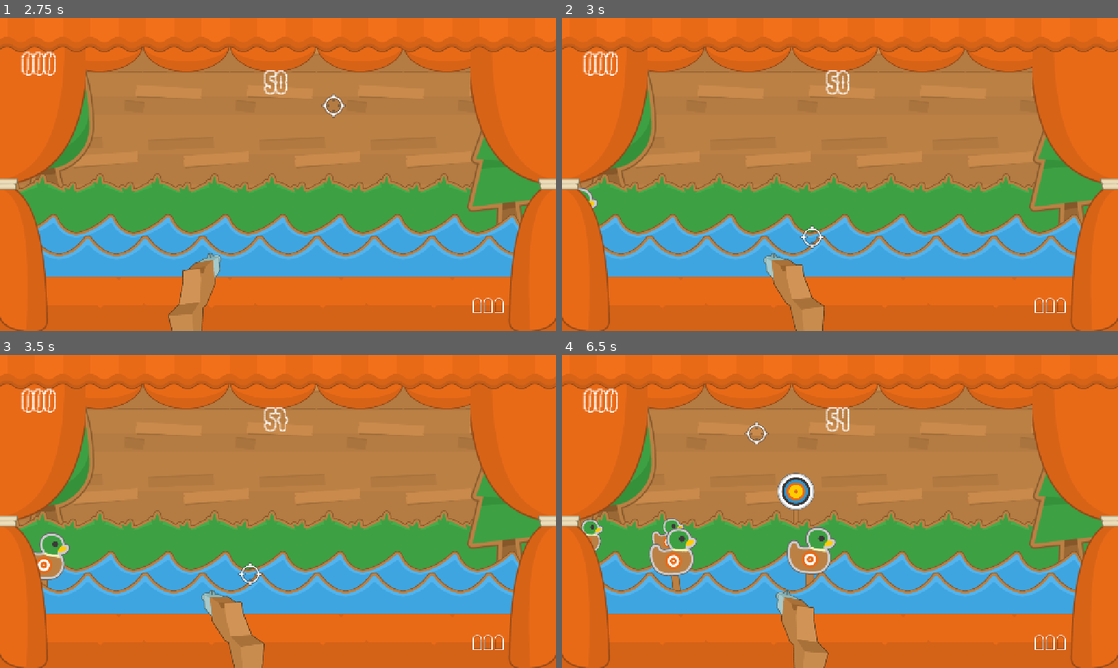
Above: before the commit, frames 1-4 (two rows, left to right).
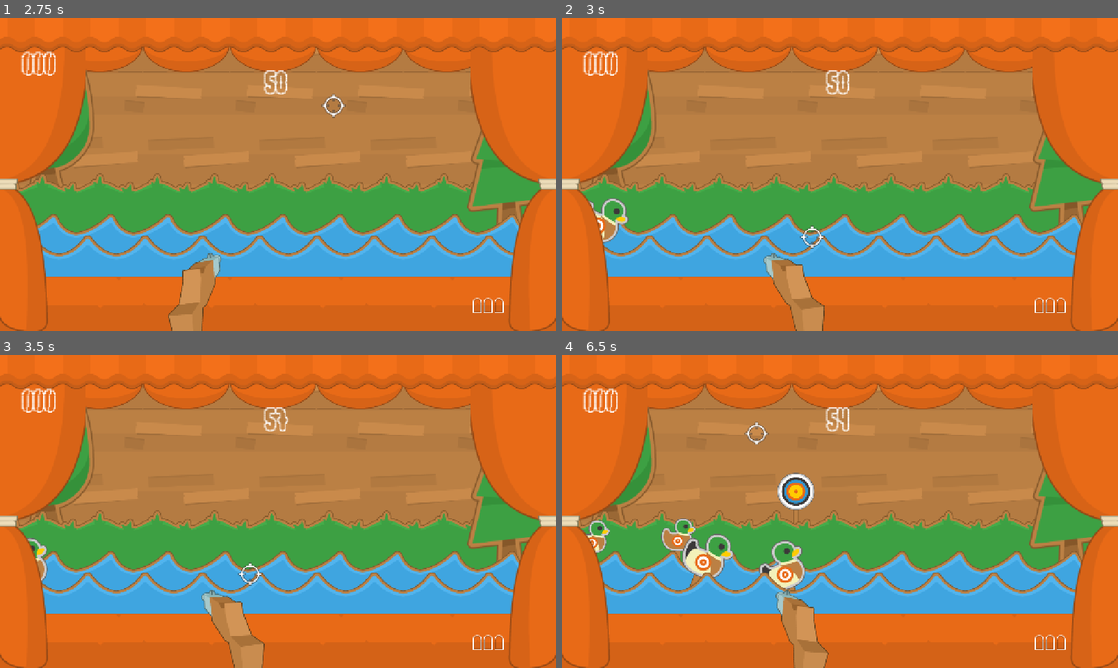
Above: after the commit, the same moments.

Repository: JPlimajots/pluck-and-duck
Game: Godot game, scene res://scenes/palco_principal.tscn
Two runs of this game, one before a commit and one after it. Both use one fixed random seed, a clock stepped at 60 frames per second and the inputs below.
Inputs (mouse positions are in pixels of both pictures, inside the frame that each line leads up to):
- Up to frame 1 (2.75 s): tap Enter at 0.5 s; move the mouse to (400, 158) at 0.52 s; click (400, 158) at 0.67 s; move the mouse to (166, 190) at 1.27 s; click (166, 190) at 1.42 s; tap Space at 2 s; move the mouse to (333, 105) at 2.02 s; click (333, 105) at 2.17 s
- Up to frame 2 (3 s): tap Enter at 2.75 s; move the mouse to (812, 237) at 2.77 s; click (812, 237) at 2.92 s
- Up to frame 3 (3.5 s): no input
- Up to frame 4 (6.5 s): move the mouse to (1006, 558) at 3.52 s; click (1006, 558) at 3.67 s; move the mouse to (673, 464) at 4.27 s; click (673, 464) at 4.42 s; move the mouse to (867, 511) at 5.02 s; click (867, 511) at 5.17 s; move the mouse to (756, 433) at 5.77 s; click (756, 433) at 5.92 s

Frame 1 is identical in both runs. In frame 2, 0.5% of the frame differs, in the area x 2-12%, y 54-72%; in frame 3, 0.6%; in frame 4, 3.5%, in the area x 3-50%, y 52-76%.

Commit message:
feat: pato branco, spawner com pesos e pontuacao dinamica

Diff:
--- a/scenes/palco_principal.tscn
+++ b/scenes/palco_principal.tscn
@@ -14,14 +14,12 @@
 [ext_resource type="Texture2D" uid="uid://dvgreq6i8x43p" path="res://assets/Stall/curtain_rope.png" id="5_j61tm"]
 [ext_resource type="Texture2D" uid="uid://1jlamsjrhp8q" path="res://assets/Stall/curtain_top.png" id="6_76are"]
 [ext_resource type="PackedScene" uid="uid://drd3u8s0iouha" path="res://scenes/mira.tscn" id="13_trvxo"]
-[ext_resource type="PackedScene" uid="uid://sjnduc3s8ruy" path="res://scenes/pato.tscn" id="14_ogqwy"]
 [ext_resource type="FontFile" uid="uid://b2mf25l5dvmn5" path="res://assets/fonts/Bumper Pixel Stroke.ttf" id="15_1buyy"]
 [ext_resource type="Texture2D" uid="uid://0uqm0mxe1yxq" path="res://assets/HUD/icon_bullet_gold_short.png" id="16_ebexg"]
 [ext_resource type="Texture2D" uid="uid://u6olj2wru4js" path="res://assets/Objects/rifle.png" id="18_mybgg"]
 
 [node name="PalcoPrincipal" type="Node2D" unique_id=1145485412]
 script = ExtResource("1_76are")
-cena_pato = ExtResource("14_ogqwy")
 texture_bala_cheia = ExtResource("16_ebexg")
 texture_bala_vazia = ExtResource("4_4qqe5")
 
--- /dev/null
+++ b/scenes/pato_branco.tscn
@@ -0,0 +1,15 @@
+[gd_scene format=3 uid="uid://brqcj0g3whuw6"]
+
+[ext_resource type="PackedScene" uid="uid://sjnduc3s8ruy" path="res://scenes/pato.tscn" id="1_xtxpo"]
+[ext_resource type="Texture2D" uid="uid://cv7qdg2nfvabq" path="res://assets/Objects/duck_outline_target_white.png" id="2_15ekb"]
+
+[node name="PatoBranco" unique_id=781287369 instance=ExtResource("1_xtxpo")]
+amplitude_onda = 25.0
+velocidade_onda = 10.0
+angulo_pendulo = 25.0
+velocidade_pendulo = 8.0
+velocidade = 250.0
+pontos_abate = 20
+
+[node name="Sprite2D" parent="DobradicaPivo" parent_id_path=PackedInt32Array(2010598532) index="0" unique_id=1493090595]
+texture = ExtResource("2_15ekb")
--- a/scripts/alvo.gd
+++ b/scripts/alvo.gd
@@ -4,6 +4,7 @@
 @export var textura_tabua_quebrada = Texture2D
 @export var tempo_de_vida: float = 3.0
 @export var de_cabeca_para_baixo: bool = false
+@export var pontos_abate: int = 50
 
 # Called when the node enters the scene tree for the first time.
 func _ready() -> void:
--- a/scripts/mira.gd
+++ b/scripts/mira.gd
@@ -35,10 +35,12 @@
 	var areas = get_overlapping_areas()
 	for area in areas:
 		if area.is_in_group("patos"):
+			var pontos = area.get("pontos_abate") if area.get("pontos_abate") != null else 10
 			area.morrer()
-			alvo_atingido.emit(10)
+			alvo_atingido.emit(pontos)
 		elif area.is_in_group("alvos"):
+			var pontos_alvo = area.get("pontos_abate") if area.get("pontos_abate") != null else 10
 			area.morrer()
-			alvo_atingido.emit(50)
+			alvo_atingido.emit(pontos_alvo)
 		elif area.is_in_group("tabuas"):
 			area.get_parent().get_parent().quebrar_tabua()
--- a/scripts/palco_principal.gd
+++ b/scripts/palco_principal.gd
@@ -1,7 +1,8 @@
 extends Node2D
 
+@onready var cena_pato = preload("res://scenes/pato.tscn")
+@onready var cena_pato_branco = preload("res://scenes/pato_branco.tscn")
 @onready var cena_alvo = preload("res://scenes/alvo.tscn")
-@export var cena_pato: PackedScene
 @export var texture_bala_cheia: Texture2D
 @export var texture_bala_vazia: Texture2D
 
@@ -55,7 +56,12 @@
 
 
 func _on_gerador_de_patos_timeout() -> void:
-	var novo_pato = cena_pato.instantiate()
+	var novo_pato = null
+	var chance = randf()
+	if chance <= 0.75:
+		novo_pato = cena_pato.instantiate()
+	else:
+		novo_pato = cena_pato_branco.instantiate()
 	novo_pato.position = $PontoDeSpawn.position
 	var velocidade_dificil = remap(tempo_restante, 60.0, 0.0, 150.0, 350.0)
 	novo_pato.velocidade = velocidade_dificil
@@ -81,13 +87,18 @@
 
 
 func _on_gerador_de_patos_fundo_timeout() -> void:
-	var pato_fundo = cena_pato.instantiate()
-	pato_fundo.position = $PontoDeSpawnFundo.position
-	pato_fundo.scale = Vector2(0.7, 0.7)
-	pato_fundo.z_index = GameLayers.Layers.PATO_TRAS
+	var novo_pato = null
+	var chance = randf()
+	if chance <= 0.75:
+		novo_pato = cena_pato.instantiate()
+	else:
+		novo_pato = cena_pato_branco.instantiate()
+	novo_pato.position = $PontoDeSpawnFundo.position
+	novo_pato.scale = Vector2(0.7, 0.7)
+	novo_pato.z_index = GameLayers.Layers.PATO_TRAS
 	var velocidade_fundo = remap(tempo_restante, 60.0, 0.0, 100.0, 250.0)
-	pato_fundo.velocidade = velocidade_fundo
-	add_child(pato_fundo)
+	novo_pato.velocidade = velocidade_fundo
+	add_child(novo_pato)
 	var base_fundo = remap(tempo_restante, 60.0, 0.0, 4.0, 1.2)
 	$GeradorDePatosFundo.wait_time = randf_range(base_fundo * 0.8, base_fundo * 1.5)
 
--- a/scripts/pato.gd
+++ b/scripts/pato.gd
@@ -6,8 +6,8 @@
 @export var velocidade_onda: float = 5.0
 @export var angulo_pendulo: float = 15.0
 @export var velocidade_pendulo: float = 4.0
-
-var velocidade: float = 150.0
+@export var velocidade: float = 150.0
+@export var pontos_abate: int = 10
 var tempo_decorrido: float = 0.0
 var y_inicial = 0.0
 var tem_onda: bool = false
